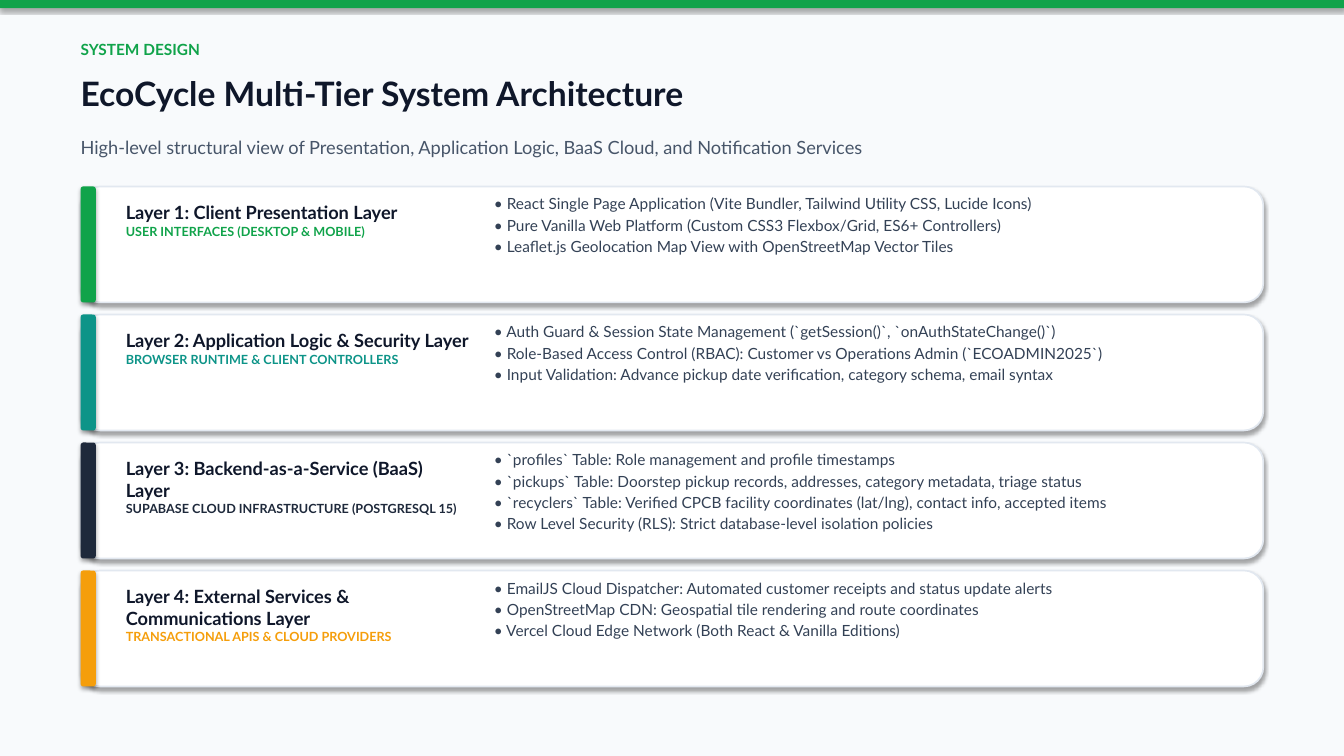
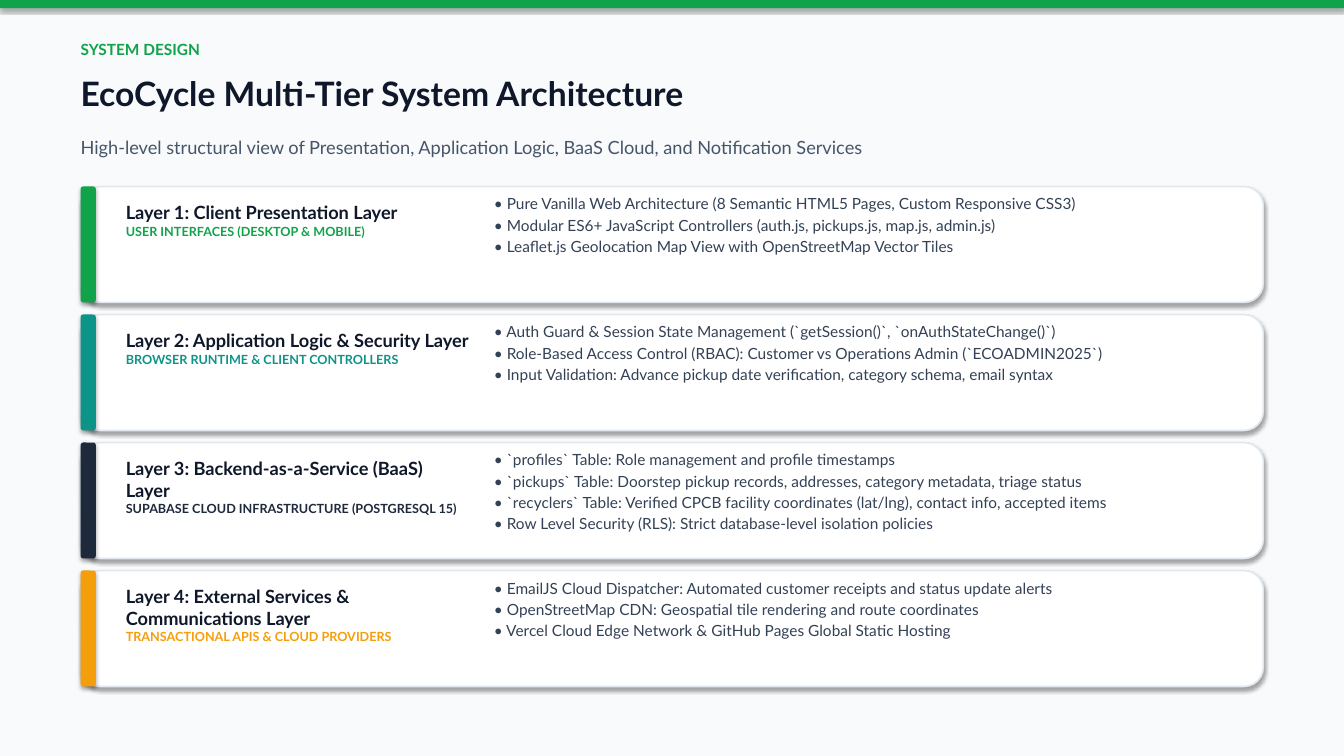
Before and after one commit to chandan-bk/ecocycle-vanilla, a slide deck: slide 7 of EcoCycle_Project_Presentation.pptx. Drawn at 1344x756 pixels with LibreOffice and Linux fonts; fonts in the diff are those of the drawing. Boxes give left, top, right and bottom in pixels: in the first picture for what was removed or moved away, otherwise in the second. Text is boxed around its words. In the diff, an @@ line names an element or a change of style, - is before the commit and + after.

Commit message:
docs(presentation): restrict presentation deck strictly to pure vanilla web stack

```diff
--- a/EcoCycle_Project_Presentation.pptx
+++ b/EcoCycle_Project_Presentation.pptx
@@ text at [507,197,1075,234]: text changed @@
-• React Single Page Application (Vite Bundler, Tailwind Utility CSS, Lucide Icons)
-• Pure Vanilla Web Platform (Custom CSS3 Flexbox/Grid, ES6+ Controllers)
+• Pure Vanilla Web Architecture (8 Semantic HTML5 Pages, Custom Responsive CSS3)
+• Modular ES6+ JavaScript Controllers (auth.js, pickups.js, map.js, admin.js)
@@ text at [506,624,951,639]: text changed @@
-• Vercel Cloud Edge Network (Both React & Vanilla Editions)
+• Vercel Cloud Edge Network & GitHub Pages Global Static Hosting
```
Also in this commit, not shown: 6 other slides changed, 1 other file.
